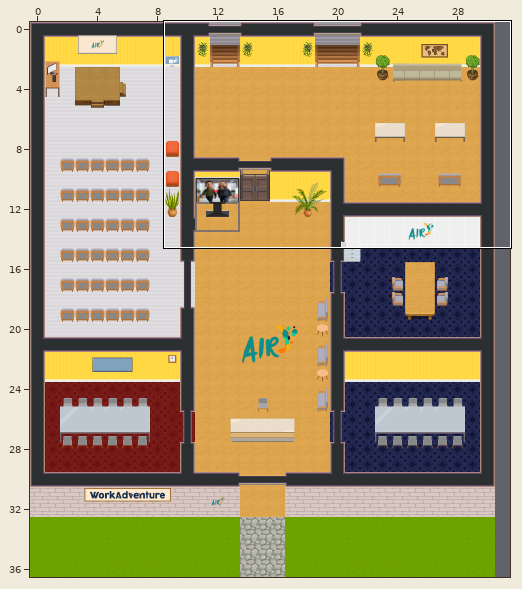
Tiled map (JSON) -- hall.tmj. The picture above shows the old version from afar; the outline marks the close-up.
Close-up. As it was:
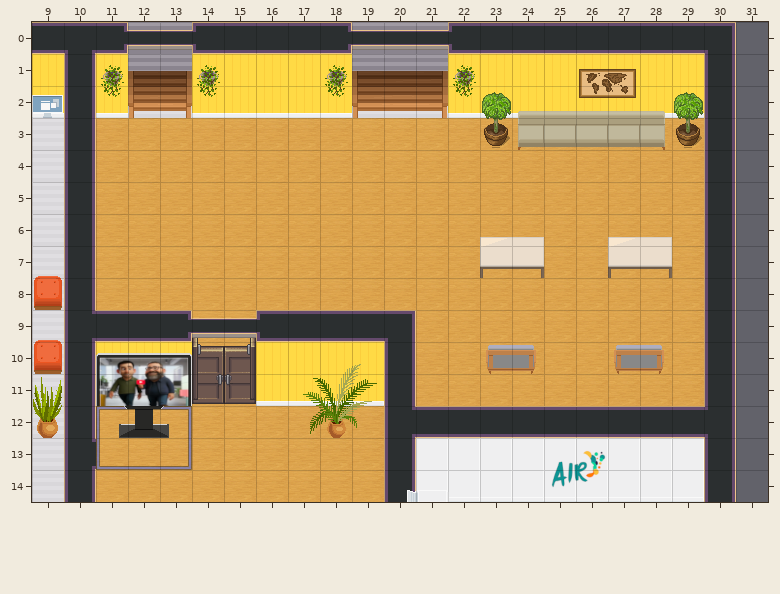
Cells are 32x32 px. Shown: x 9..31, y 0..14.
Now the later version:
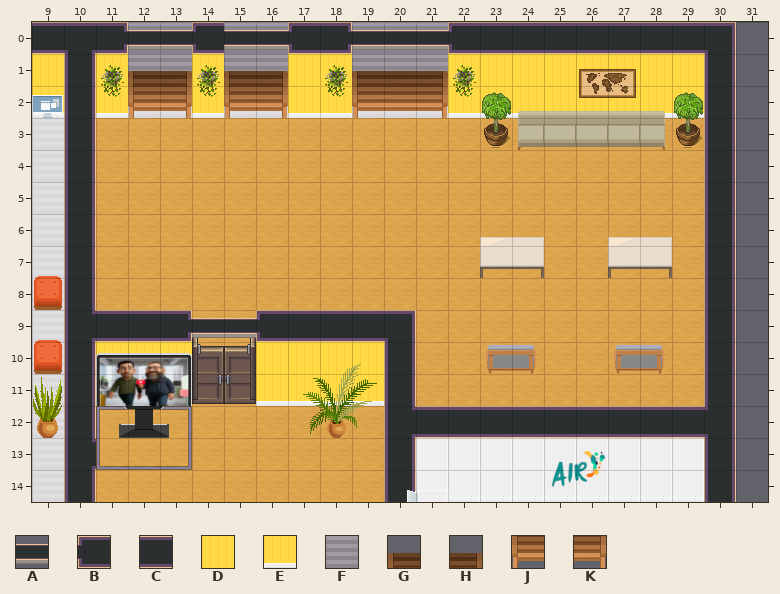
Key: from "WA_Room_Builder": A 64, B 65, C 104, D 200, E 225, F 383, G 456, H 458, J 481, K 483.
_ is an empty cell, # one hidden under a higher layer.
Difference:
Layer "floor/floor1":
y 0..1: x 15..16 ## -> FF
Layer "walls/walls1":
y 0: x 15..17 CCC -> __B
y 1: x 15..16 DD -> __
y 2: x 15..16 EE -> __
Layer "furniture/furniture1":
y 1: x 15..16 __ -> GH
y 2: x 15..16 __ -> JK
Layer "above/above1":
y 0: x 15..16 __ -> AA
Boxes around the changes in both close-ups, in picture pixels (x1, y1, x2, y2):
changed: (224, 22, 292, 118)
